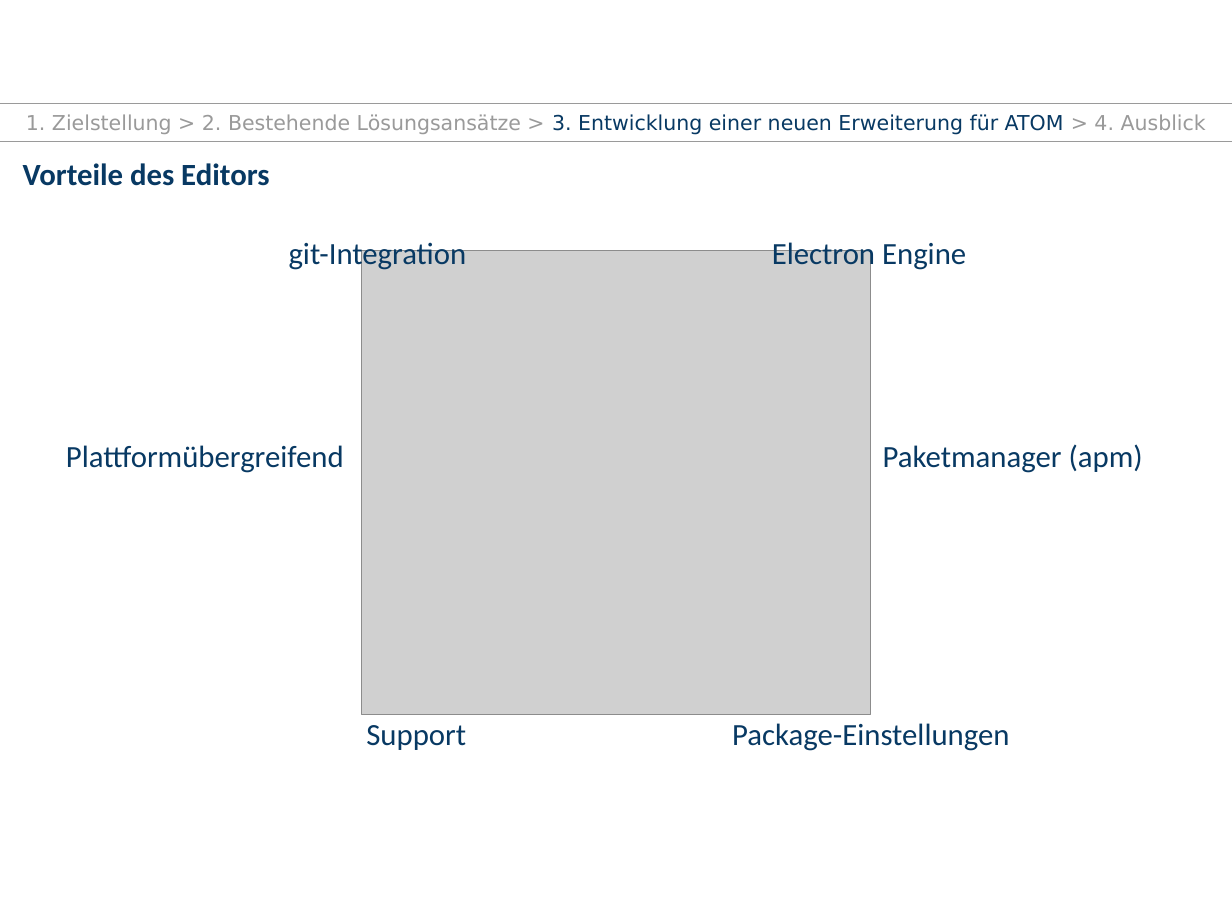
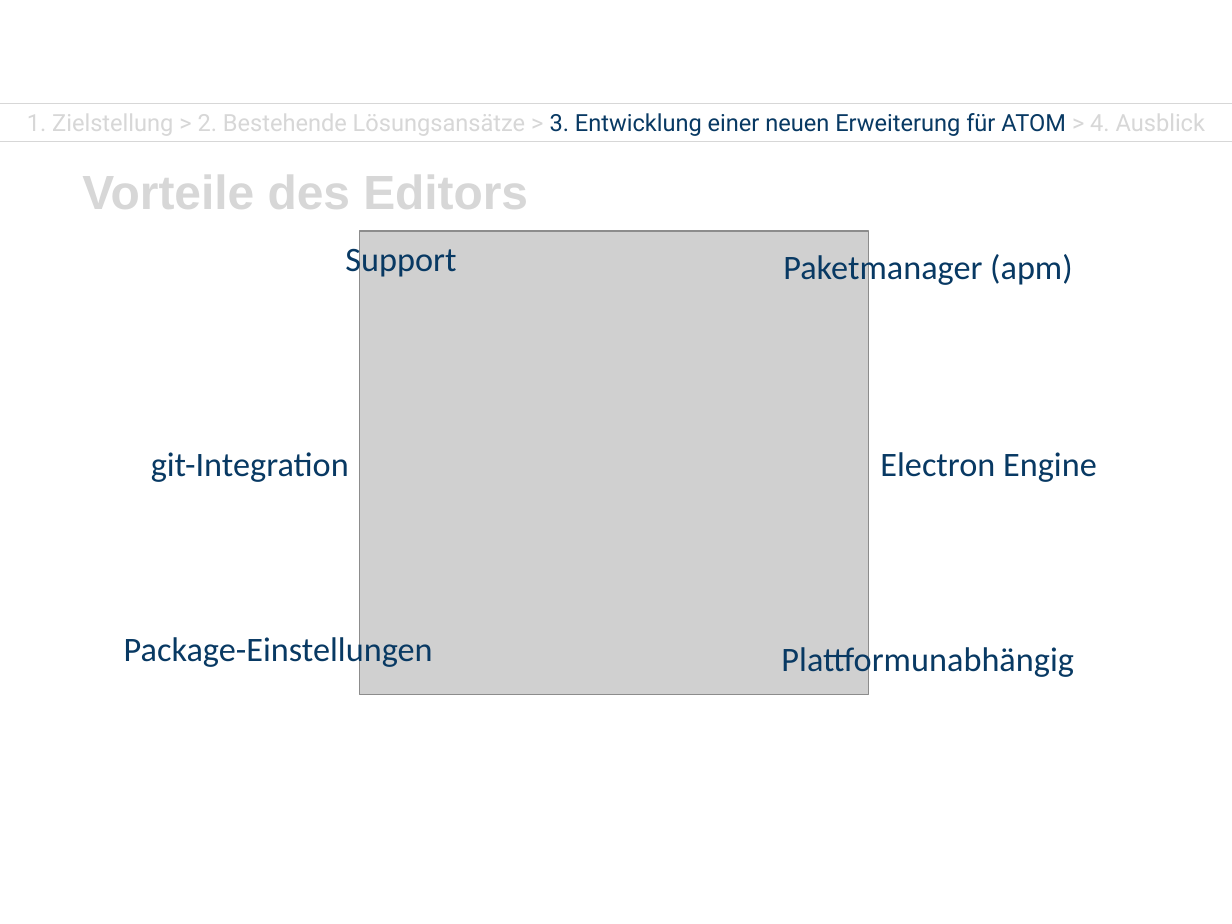
Before and after one commit to TUD-INF-IAI-MCI/agsbs_atom_package, a slide deck: slide 11 of presentation.pptx (slide 10 before the commit). Drawn at 1232x924 pixels with LibreOffice and Linux fonts; fonts in the diff are those of the drawing; grey boxes stand for pictures; background and template pictures are left out. Boxes give left, top, right and bottom in pixels: in the first picture for what was removed or moved away, otherwise in the second. Text is boxed around its words. In the diff, an @@ line names an element or a change of style, - is before the commit and + after.

```diff
--- a/presentation.pptx
+++ b/presentation.pptx
@@ line (0, 103) - (1232, 103): stroke #9A9A9A 0.5 pt to #D7D7D7 0.5 pt @@
@@ text removed at box(26, 114, 1206, 135) @@
-1. Zielstellung > 2. Bestehende Lösungsansätze > 3. Entwicklung einer neuen Erweiterung für ATOM > 4. Ausblick
@@ text added at box(27, 107, 1205, 138), 13.8 pt, text #D7D7D7 @@
+1. Zielstellung > 2. Bestehende Lösungsansätze > 3. Entwicklung einer neuen Erweiterung für ATOM > 4. Ausblick
@@ line (0, 142) - (1232, 142): stroke #9A9A9A 0.5 pt to #D7D7D7 0.5 pt @@
@@ text "Vorteile des Editors": place and size @@
-text "Vorteile des Editors" at box(23, 163, 269, 186)
+text "Vorteile des Editors" at box(82, 166, 528, 219)
@@ text "Vorteile des Editors" at box(82, 166, 528, 219): size 18 to 28 pt, font Calibri to Arial, text colour #083963 to #D7D7D7; more space between paragraphs @@
@@ size 18 to 20 pt in 5 elements at box(151, 452, 349, 482), box(880, 452, 1097, 482), box(783, 251, 1073, 288), box(124, 633, 433, 670), box(345, 243, 456, 280) @@
@@ text "Support": place and size @@
-text "Support" at box(366, 725, 466, 750)
+text "Support" at box(345, 243, 456, 280)
@@ picture: place and size @@
-picture at box(361, 250, 870, 715)
+picture at box(360, 232, 869, 695)
@@ text "Paketmanager (apm)": place and size @@
-text "Paketmanager (apm)" at box(883, 444, 1143, 473)
+text "Paketmanager (apm)" at box(783, 251, 1073, 288)
@@ text removed at box(66, 445, 344, 473) @@
-Plattformübergreifend
@@ text "git-Integration": place and size @@
-text "git-Integration" at box(289, 243, 467, 272)
+text "git-Integration" at box(151, 452, 349, 482)
@@ text "Electron Engine": place and size @@
-text "Electron Engine" at box(772, 238, 966, 272)
+text "Electron Engine" at box(880, 452, 1097, 482)
@@ text "Package-Einstellungen": place and size @@
-text "Package-Einstellungen" at box(732, 723, 1009, 751)
+text "Package-Einstellungen" at box(124, 633, 433, 670)
@@ text added at box(781, 643, 1073, 680), 20 pt, text #083963 @@
+Plattformunabhängig
```
Also in this commit, not shown: 14 other slides changed, 4 slides added, 2 slides removed, 14 other files.
